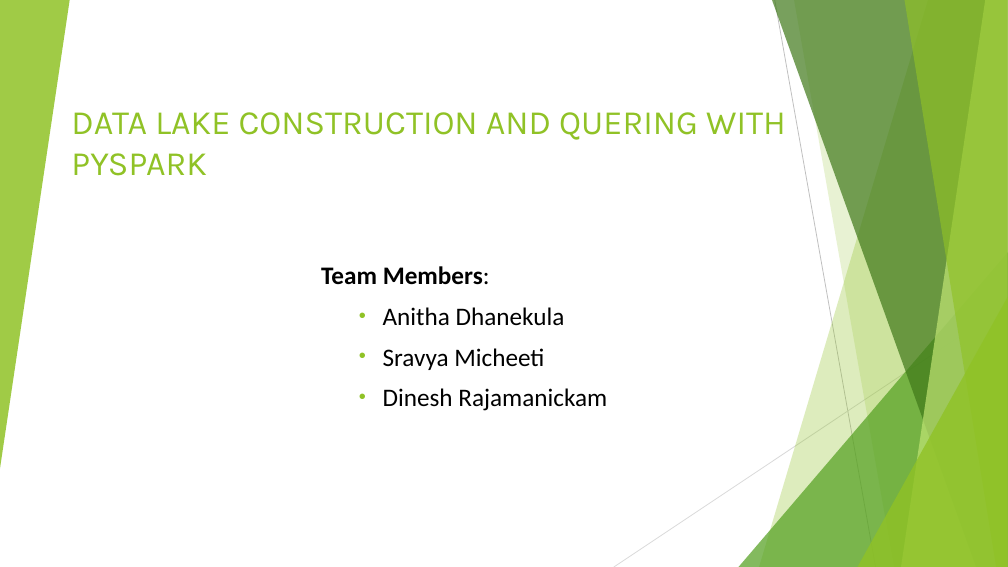
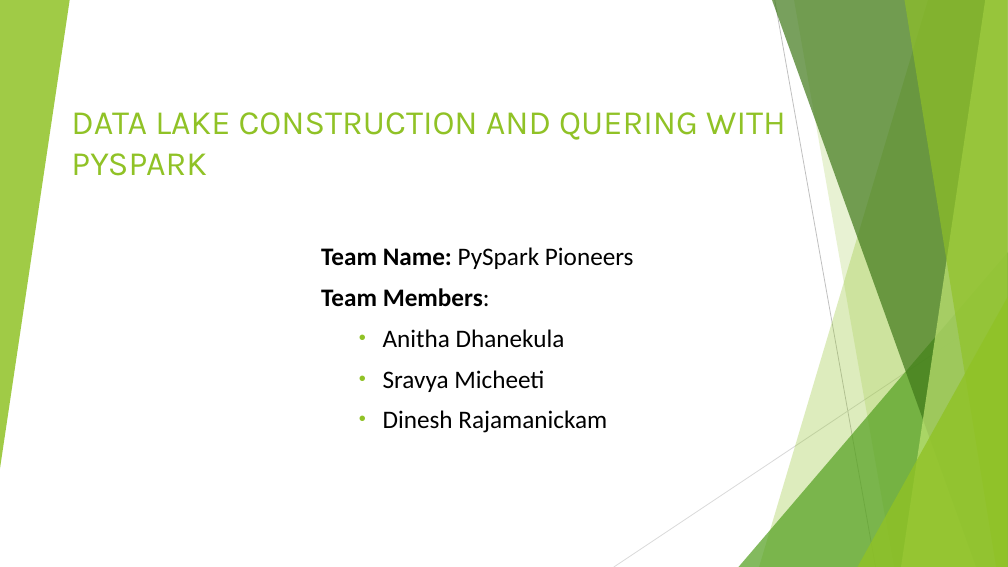
Before and after one commit to rdinesh808/Data_Lake_Construction_and_Querying_With_PySpark, a slide deck: slide 1 of Data_Lake_Construction_and_Querying_With_PySpark.pptx. Drawn at 1008x567 pixels with LibreOffice and Linux fonts; fonts in the diff are those of the drawing. Boxes give left, top, right and bottom in pixels: in the first picture for what was removed or moved away, otherwise in the second. Text is boxed around its words. In the diff, an @@ line names an element or a change of style, - is before the commit and + after.

```diff
--- a/Data_Lake_Construction_and_Querying_With_PySpark.pptx
+++ b/Data_Lake_Construction_and_Querying_With_PySpark.pptx
@@ subtitle "Team Name: PySpark Pioneers": place and size @@
-subtitle "Team Name: PySpark Pioneers" at (321,266,607,411)
+subtitle "Team Name: PySpark Pioneers" at (321,247,634,433)
@@ subtitle at (321,247,634,269): paragraph added @@
+          Team Name: PySpark Pioneers
```
Also in this commit, not shown: 2 other slides changed, 1 other file.
